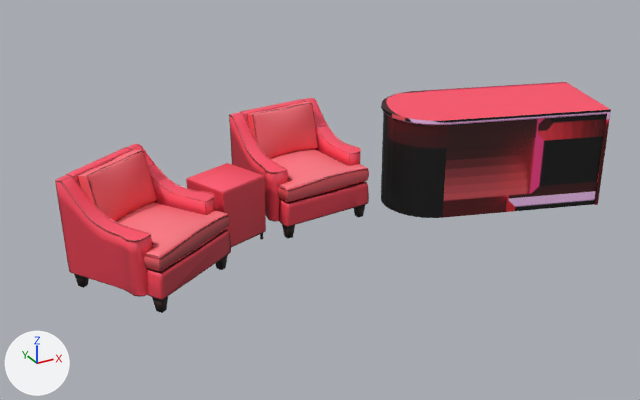
Two versions of the OBJ model SlumberParty/models/desk/desk.obj, one commit apart.
Rendered twice from a 50 mm lens placed at (-8.06, -14.1, 7.51), pointed at (-0.41, -0.19, 0.56). Arrows for +X, +Y and +Z are at lower left; the lights stay in place. Where no turn or scale is listed for an object, it has been applied to the vertices. Vertices at the same position are counted once.

Names of what the first picture shows: 'Chair_1_Frame.001_Cube.004', 'Chair_2_Arms.001_Cube.002', 'Side_Table_Coffee_Table_Legs.001_Cube.014', 'Table.001_Cube.000', 'Table_Cube.001'.
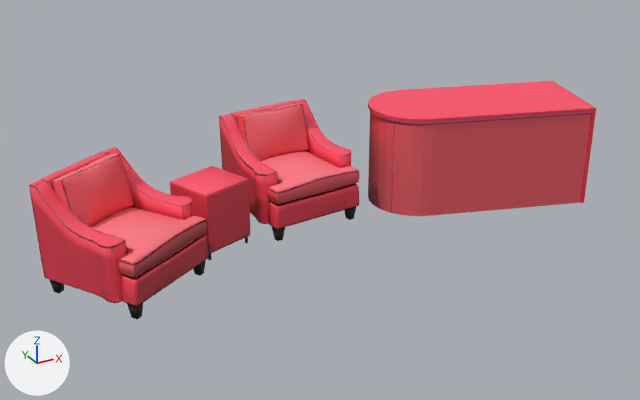
The change in detail:
me_chair_1_frame_001_cube_004 has 10575 vertices, 21014 faces and spans x -1.53..0.72, y -0.49..1.75, z 0.0..2.05.
me_chair_1_frame_001_cube_004 is used by ob_chair_1_frame_001_cube_004; location (0.0, 0.0, 0.0).
me_chair_1_frame_001_cube_004 part 1: the whole mesh is moved by (-0.22, 0.0, 0.0).
me_chair_2_arms_001_cube_002 has 10574 vertices, 21013 faces and spans x -5.39..-2.63, y -1.96..0.82, z 0.0..2.05.
me_chair_2_arms_001_cube_002 is used by ob_chair_2_arms_001_cube_002; location (0.0, 0.0, 0.0).
me_chair_2_arms_001_cube_002 part 2: the whole mesh is moved by (-0.42, 0.0, 0.0).
me_side_table_coffee_table_legs_001_cube_014 has 248 vertices, 396 faces and spans x -2.91..-1.588, y -0.551..0.739, z -0.003..1.306.
me_side_table_coffee_table_legs_001_cube_014 is used by ob_side_table_coffee_table_legs_001_cube_014; location (0.0, 0.0, 0.0).
me_side_table_coffee_table_legs_001_cube_014 part 3: the whole mesh is moved by (-0.321, 0.0, 0.0).
me_table_cube_001 is used by ob_table_cube_001; location (0.0, 0.0, 0.0).
me_table_cube_001 had 81 vertices, 153 faces and spanned x 1.2..5.75, y -2.08..0.89, z 0.0..2.07.
me_table_cube_001 now has 157 vertices, 264 faces and spans x 1.01..5.56, y -1.87..1.1, z 0.0..2.07.
me_table_cube_001 part 4: the loose piece of 42 vertices spanning x 1.2..5.75, y -2.08..0.89, z 0.0..2.07 is moved by (-0.19, 0.21, 0.0).
me_table_cube_001 part 5: the loose piece of 39 vertices spanning x 1.24..5.67, y -2.03..0.85, z 0.0..2.0 is rebuilt with 39 vertices and now spans x 1.05..5.48, y -1.82..1.06, z 0.0..2.0.
me_table_cube_001 part 6: a new loose piece of 76 vertices spanning x 1.03..5.49, y -1.83..1.07, z 1.97..2.0.
me_table_cube_001 now uses material mat_glow (pink #d18ab9).
Object 'Table.001_Cube.000' (ob_table_001_cube_000) is deleted.

What differs and where, as boxes [x1, y1, x2, y2] in the pictures (640 x 400 px; the box of a moved part takes in the faces that stretch with it):
'Table_Cube.001', reshaped: before [381, 82, 611, 218]; after [368, 81, 596, 216]
'Chair_2_Arms.001_Cube.002', mesh moved: before [55, 144, 231, 313]; after [28, 148, 209, 319]
'Chair_1_Frame.001_Cube.004', mesh moved: before [229, 98, 369, 239]; after [219, 99, 360, 241]
'Side_Table_Coffee_Table_Legs.001_Cube.014', mesh moved: before [186, 163, 266, 247]; after [170, 166, 250, 260]
'Table.001_Cube.000', deleted: before [385, 113, 607, 125]
part 4 of me_table_cube_001, moved or reshaped: before [381, 82, 611, 205]; after [368, 81, 596, 203]
part 5 of me_table_cube_001, rebuilt: before [381, 112, 606, 218]; after [368, 111, 592, 216]
part 6 of me_table_cube_001, added: after [373, 112, 592, 124]
